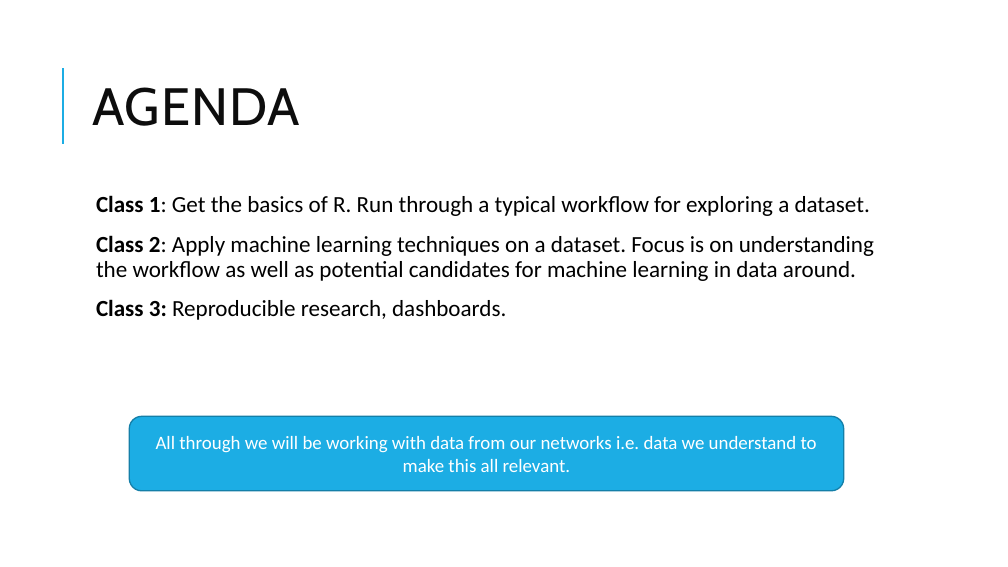
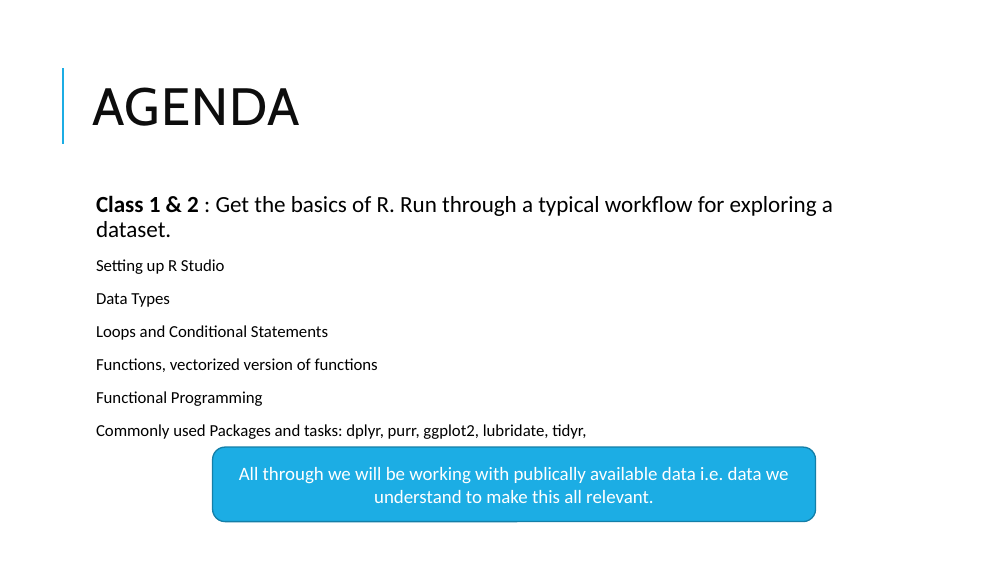
Before and after one commit to aarora79/DS_For_HighSchoolers-Summer-2018-, a slide deck: slide 4 of class1/Class1.pptx. Drawn at 1008x567 pixels with LibreOffice and Linux fonts; fonts in the diff are those of the drawing. Boxes give left, top, right and bottom in pixels: in the first picture for what was removed or moved away, otherwise in the second. Text is boxed around its words. In the diff, an @@ line names an element or a change of style, - is before the commit and + after.

Commit message:
updated presentation before class

```diff
--- a/class1/Class1.pptx
+++ b/class1/Class1.pptx
@@ text at (96, 195, 833, 439): text changed; size 22 to 16 pt @@
-  Class 1: Get the basics of R. Run through a typical workflow for exploring a dataset.
-  Class 2: Apply machine learning techniques on a dataset. Focus is on understanding the workflow as well as potential candidates for machine learning in data around.
-  Class 3: Reproducible research, dashboards.
+  Class 1 & 2 : Get the basics of R. Run through a typical workflow for exploring a dataset.
+  Setting up R Studio
+  Data Types
+  Loops and Conditional Statements
+  Functions, vectorized version of functions
+  Functional Programming
+  Commonly used Packages and tasks: dplyr, purr, ggplot2, lubridate, tidyr,
@@ rounded rectangle "All through we will be ...": place and size @@
-rounded rectangle "All through we will be ..." at (129, 417, 844, 492)
+rounded rectangle "All through we will be ..." at (212, 447, 816, 522)
@@ text in rounded rectangle at (239, 467, 789, 503): text changed @@
-All through we will be working with data from our networks i.e. data we understand to make this all relevant.
+All through we will be working with publically available data i.e. data we understand to make this all relevant.
```
Also in this commit, not shown: 1 other slide changed.
